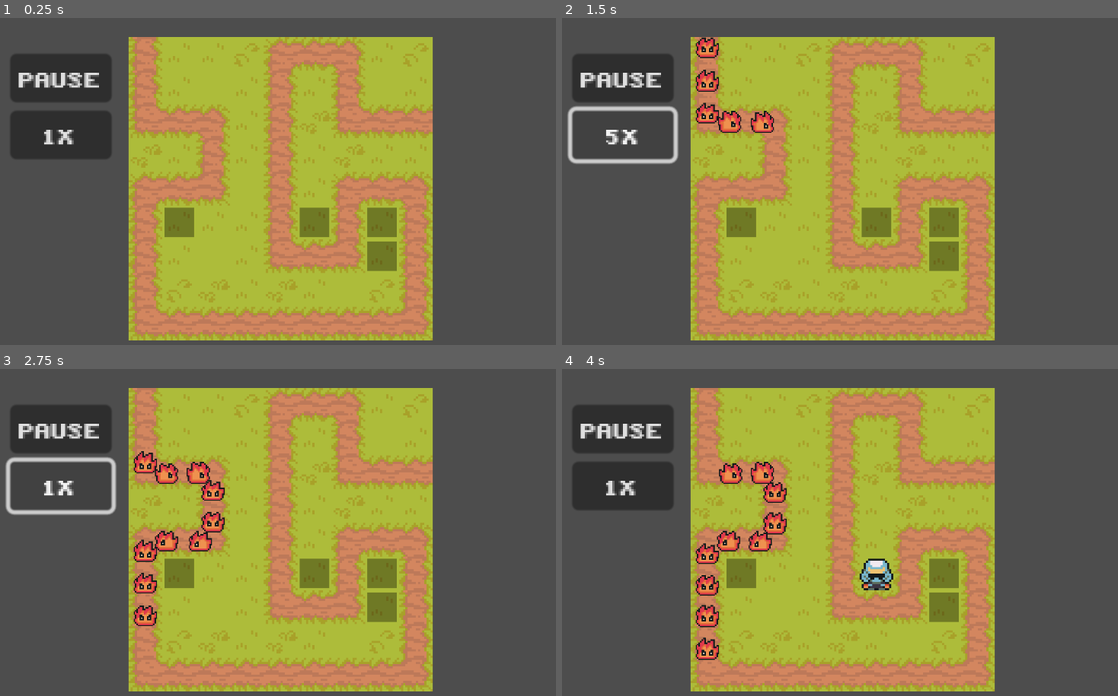
Above: before the commit, frames 1-4 (two rows, left to right).
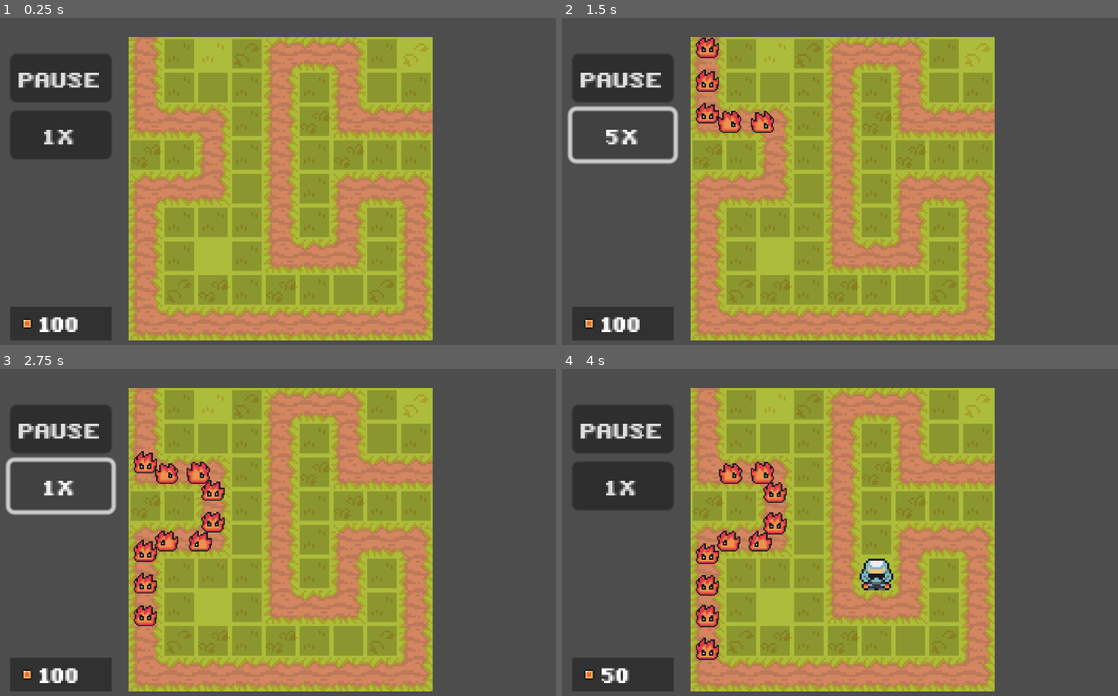
Above: after the commit, the same moments.

Repository: NJWong/tower-defense
Game: Godot game, scene res://scenes/game.tscn
The game is run twice, just before and just after one commit, with the same random seed, the same clock (stepped at 60 frames per second) and the same inputs.
Inputs (mouse positions are in pixels of both pictures, inside the frame that each line leads up to):
- Up to frame 1 (0.25 s): no input
- Up to frame 2 (1.5 s): click "1 X" at 0.5 s; click "2 X" at 1.25 s
- Up to frame 3 (2.75 s): click "5 X" at 2 s
- Up to frame 4 (4 s): click (878, 575) at 2.77 s; click "NINJA" at 3.5 s

The runs differ from the first frame. In frame 1, 18% of the frame differs, in the area x 1-78%, y 6-99%; in frame 2, 18%; in frame 3, 18%; in frame 4, 18%.

Commit message:
feat: basic gold features

Diff:
--- a/scenes/game.tscn
+++ b/scenes/game.tscn
@@ -6,6 +6,7 @@
 [ext_resource type="PackedScene" uid="uid://bc48l8tww2uj" path="res://scenes/stage_ui.tscn" id="5_rghbf"]
 [ext_resource type="PackedScene" uid="uid://dajqxncouwuoq" path="res://scenes/tower_placement.tscn" id="6_6y7yu"]
 [ext_resource type="PackedScene" uid="uid://dovrvqkqvvgga" path="res://scenes/tower_selector.tscn" id="7_ad0gn"]
+[ext_resource type="PackedScene" uid="uid://orwdtluljbud" path="res://scenes/gold_counter.tscn" id="7_ugr4s"]
 
 [sub_resource type="TileSetAtlasSource" id="TileSetAtlasSource_dwiny"]
 texture = ExtResource("1_g76gl")
@@ -552,6 +553,7 @@
 [node name="TileMap" type="TileMap" parent="."]
 tile_set = SubResource("TileSet_x3r6r")
 format = 2
+layer_0/name = "map"
 layer_0/tile_data = PackedInt32Array(131073, 65536, 10, 131074, 458752, 7, 131075, 196608, 11, 196611, 196608, 11, 2621 …(1422 unchanged characters)…
 
 [node name="Camera2D" type="Camera2D" parent="."]
@@ -561,29 +563,221 @@
 [node name="SpawnTimer" type="Timer" parent="."]
 wait_time = 0.5
 
-[node name="TowerPlacement" parent="." instance=ExtResource("6_6y7yu")]
+[node name="TowerLocations" type="Control" parent="."]
+layout_mode = 3
+anchors_preset = 0
+offset_right = 144.0
+offset_bottom = 144.0
+
+[node name="TowerPlacement" parent="TowerLocations" instance=ExtResource("6_6y7yu")]
+offset_left = 24.0
+offset_top = 24.0
+offset_right = 24.0
+offset_bottom = 24.0
+
+[node name="TowerPlacement2" parent="TowerLocations" instance=ExtResource("6_6y7yu")]
+offset_left = 40.0
+offset_top = 24.0
+offset_right = 40.0
+offset_bottom = 24.0
+
+[node name="TowerPlacement3" parent="TowerLocations" instance=ExtResource("6_6y7yu")]
+offset_left = 56.0
+offset_top = 24.0
+offset_right = 56.0
+offset_bottom = 24.0
+
+[node name="TowerPlacement4" parent="TowerLocations" instance=ExtResource("6_6y7yu")]
+offset_left = 56.0
+offset_top = 40.0
+offset_right = 56.0
+offset_bottom = 40.0
+
+[node name="TowerPlacement5" parent="TowerLocations" instance=ExtResource("6_6y7yu")]
+offset_left = 56.0
+offset_top = 56.0
+offset_right = 56.0
+offset_bottom = 56.0
+
+[node name="TowerPlacement6" parent="TowerLocations" instance=ExtResource("6_6y7yu")]
+offset_left = 56.0
+offset_top = 72.0
+offset_right = 56.0
+offset_bottom = 72.0
+
+[node name="TowerPlacement7" parent="TowerLocations" instance=ExtResource("6_6y7yu")]
+offset_left = 40.0
+offset_top = 88.0
+offset_right = 40.0
+offset_bottom = 88.0
+
+[node name="TowerPlacement8" parent="TowerLocations" instance=ExtResource("6_6y7yu")]
+offset_left = 24.0
+offset_top = 88.0
+offset_right = 24.0
+offset_bottom = 88.0
+
+[node name="TowerPlacement9" parent="TowerLocations" instance=ExtResource("6_6y7yu")]
+offset_left = 24.0
+offset_top = 104.0
+offset_right = 24.0
+offset_bottom = 104.0
+
+[node name="TowerPlacement10" parent="TowerLocations" instance=ExtResource("6_6y7yu")]
+offset_left = 24.0
+offset_top = 120.0
+offset_right = 24.0
+offset_bottom = 120.0
+
+[node name="TowerPlacement11" parent="TowerLocations" instance=ExtResource("6_6y7yu")]
+offset_left = 40.0
+offset_top = 120.0
+offset_right = 40.0
+offset_bottom = 120.0
+
+[node name="TowerPlacement12" parent="TowerLocations" instance=ExtResource("6_6y7yu")]
+offset_left = 56.0
+offset_top = 120.0
+offset_right = 56.0
+offset_bottom = 120.0
+
+[node name="TowerPlacement13" parent="TowerLocations" instance=ExtResource("6_6y7yu")]
+offset_left = 56.0
+offset_top = 88.0
+offset_right = 56.0
+offset_bottom = 88.0
+
+[node name="TowerPlacement14" parent="TowerLocations" instance=ExtResource("6_6y7yu")]
+offset_left = 56.0
+offset_top = 104.0
+offset_right = 56.0
+offset_bottom = 104.0
+
+[node name="TowerPlacement16" parent="TowerLocations" instance=ExtResource("6_6y7yu")]
+offset_left = 72.0
+offset_top = 120.0
+offset_right = 72.0
+offset_bottom = 120.0
+
+[node name="TowerPlacement17" parent="TowerLocations" instance=ExtResource("6_6y7yu")]
+offset_left = 88.0
+offset_top = 120.0
+offset_right = 88.0
+offset_bottom = 120.0
+
+[node name="TowerPlacement18" parent="TowerLocations" instance=ExtResource("6_6y7yu")]
+offset_left = 104.0
+offset_top = 120.0
+offset_right = 104.0
+offset_bottom = 120.0
+
+[node name="TowerPlacement19" parent="TowerLocations" instance=ExtResource("6_6y7yu")]
+offset_left = 120.0
+offset_top = 120.0
+offset_right = 120.0
+offset_bottom = 120.0
+
+[node name="TowerPlacement20" parent="TowerLocations" instance=ExtResource("6_6y7yu")]
+offset_left = 120.0
+offset_top = 104.0
+offset_right = 120.0
+offset_bottom = 104.0
+
+[node name="TowerPlacement21" parent="TowerLocations" instance=ExtResource("6_6y7yu")]
+offset_left = 120.0
+offset_top = 88.0
+offset_right = 120.0
+offset_bottom = 88.0
+
+[node name="TowerPlacement22" parent="TowerLocations" instance=ExtResource("6_6y7yu")]
 offset_left = 88.0
 offset_top = 88.0
 offset_right = 88.0
 offset_bottom = 88.0
 
-[node name="TowerPlacement2" parent="." instance=ExtResource("6_6y7yu")]
+[node name="TowerPlacement23" parent="TowerLocations" instance=ExtResource("6_6y7yu")]
+offset_left = 88.0
+offset_top = 72.0
+offset_right = 88.0
+offset_bottom = 72.0
+
+[node name="TowerPlacement24" parent="TowerLocations" instance=ExtResource("6_6y7yu")]
+offset_left = 88.0
+offset_top = 56.0
+offset_right = 88.0
+offset_bottom = 56.0
+
+[node name="TowerPlacement25" parent="TowerLocations" instance=ExtResource("6_6y7yu")]
+offset_left = 88.0
+offset_top = 40.0
+offset_right = 88.0
+offset_bottom = 40.0
+
+[node name="TowerPlacement26" parent="TowerLocations" instance=ExtResource("6_6y7yu")]
+offset_left = 88.0
+offset_top = 24.0
+offset_right = 88.0
+offset_bottom = 24.0
+
+[node name="TowerPlacement27" parent="TowerLocations" instance=ExtResource("6_6y7yu")]
+offset_left = 104.0
+offset_top = 56.0
+offset_right = 104.0
+offset_bottom = 56.0
+
+[node name="TowerPlacement28" parent="TowerLocations" instance=ExtResource("6_6y7yu")]
 offset_left = 120.0
-offset_top = 88.0
+offset_top = 56.0
 offset_right = 120.0
-offset_bottom = 88.0
-
-[node name="TowerPlacement3" parent="." instance=ExtResource("6_6y7yu")]
+offset_bottom = 56.0
+
+[node name="TowerPlacement29" parent="TowerLocations" instance=ExtResource("6_6y7yu")]
+offset_left = 136.0
+offset_top = 56.0
+offset_right = 136.0
+offset_bottom = 56.0
+
+[node name="TowerPlacement30" parent="TowerLocations" instance=ExtResource("6_6y7yu")]
+offset_left = 56.0
+offset_top = 8.0
+offset_right = 56.0
+offset_bottom = 8.0
+
+[node name="TowerPlacement31" parent="TowerLocations" instance=ExtResource("6_6y7yu")]
+offset_left = 24.0
+offset_top = 8.0
+offset_right = 24.0
+offset_bottom = 8.0
+
+[node name="TowerPlacement33" parent="TowerLocations" instance=ExtResource("6_6y7yu")]
 offset_left = 120.0
-offset_top = 104.0
+offset_top = 8.0
 offset_right = 120.0
-offset_bottom = 104.0
-
-[node name="TowerPlacement4" parent="." instance=ExtResource("6_6y7yu")]
+offset_bottom = 8.0
+
+[node name="TowerPlacement34" parent="TowerLocations" instance=ExtResource("6_6y7yu")]
+offset_left = 120.0
+offset_top = 24.0
+offset_right = 120.0
+offset_bottom = 24.0
+
+[node name="TowerPlacement35" parent="TowerLocations" instance=ExtResource("6_6y7yu")]
 offset_left = 24.0
-offset_top = 88.0
+offset_top = 56.0
 offset_right = 24.0
-offset_bottom = 88.0
+offset_bottom = 56.0
+
+[node name="TowerPlacement36" parent="TowerLocations" instance=ExtResource("6_6y7yu")]
+offset_left = 8.0
+offset_top = 56.0
+offset_right = 8.0
+offset_bottom = 56.0
+
+[node name="TowerPlacement37" parent="TowerLocations" instance=ExtResource("6_6y7yu")]
+offset_left = 136.0
+offset_top = 24.0
+offset_right = 136.0
+offset_bottom = 24.0
 
 [node name="TowerSelector" parent="." instance=ExtResource("7_ad0gn")]
 visible = false
@@ -592,4 +786,17 @@
 offset_right = 152.0
 offset_bottom = 8.0
 
+[node name="CounterUI" type="Control" parent="."]
+layout_mode = 3
+anchors_preset = 0
+offset_left = -56.0
+offset_top = 128.0
+offset_right = -8.0
+offset_bottom = 144.0
+
+[node name="GoldCounter" parent="CounterUI" instance=ExtResource("7_ugr4s")]
+layout_mode = 1
+offset_right = 0.0
+offset_bottom = 0.0
+
 [connection signal="timeout" from="SpawnTimer" to="." method="_on_timer_timeout"]
--- /dev/null
+++ b/scenes/gold_counter.tscn
@@ -0,0 +1,43 @@
+[gd_scene load_steps=4 format=3 uid="uid://orwdtluljbud"]
+
+[ext_resource type="FontFile" uid="uid://cqe0f5cadeqbk" path="res://assets/fonts/NormalFont.ttf" id="1_kcout"]
+[ext_resource type="Script" path="res://scripts/gold_counter.gd" id="1_w17xj"]
+[ext_resource type="Texture2D" uid="uid://ca5stntwl2yem" path="res://assets/items/GoldCoin.png" id="2_4tji4"]
+
+[node name="GoldCounter" type="Control"]
+custom_minimum_size = Vector2(48, 2.08165e-12)
+layout_mode = 3
+anchors_preset = 15
+anchor_right = 1.0
+anchor_bottom = 1.0
+offset_right = -1104.0
+offset_bottom = -632.0
+grow_horizontal = 2
+grow_vertical = 2
+script = ExtResource("1_w17xj")
+
+[node name="ColorRect" type="ColorRect" parent="."]
+layout_mode = 1
+anchors_preset = 15
+anchor_right = 1.0
+anchor_bottom = 1.0
+grow_horizontal = 2
+grow_vertical = 2
+color = Color(0, 0, 0, 0.352941)
+
+[node name="GoldCoin" type="Sprite2D" parent="."]
+position = Vector2(8, 8)
+scale = Vector2(0.714286, 0.714286)
+texture = ExtResource("2_4tji4")
+
+[node name="CounterLabel" type="Label" parent="."]
+layout_mode = 2
+offset_left = 14.0
+offset_right = 48.0
+offset_bottom = 15.0
+grow_horizontal = 0
+grow_vertical = 2
+size_flags_horizontal = 4
+theme_override_fonts/font = ExtResource("1_kcout")
+theme_override_font_sizes/font_size = 10
+text = "100"
--- a/scenes/tower_placement.tscn
+++ b/scenes/tower_placement.tscn
@@ -13,7 +13,7 @@
 offset_top = -7.0
 offset_right = 7.0
 offset_bottom = 7.0
-color = Color(0, 0, 0, 0.356863)
+color = Color(0, 0, 0, 0.196078)
 
 [node name="TextureButton" type="TextureButton" parent="."]
 layout_mode = 0
--- a/scripts/flam.gd
+++ b/scripts/flam.gd
@@ -5,9 +5,11 @@
 @onready var animated_sprite = $AnimatedSprite2D
 @onready var path_follow: PathFollow2D = get_parent()
 @onready var health_bar = $HealthBar
+@onready var gold_counter: GoldCounter = get_node("/root/Game/CounterUI/GoldCounter")
 
 const SMOKE = preload("res://scenes/attacks/smoke.tscn")
 const MAX_HEALTH = 25
+const GOLD_REWARD = 10
 
 var previous_position = Vector2.ZERO
 var health: int
@@ -42,6 +44,7 @@
 	health -= damage
 
 	if health <= 0:
+		gold_counter.add_gold(GOLD_REWARD)
 		var smoke = SMOKE.instantiate()
 		smoke.global_position = global_position
 		get_tree().root.add_child(smoke)
--- /dev/null
+++ b/scripts/gold_counter.gd
@@ -0,0 +1,21 @@
+extends Control
+class_name GoldCounter
+
+@onready var counter_label = $CounterLabel
+
+var gold_count = 100
+
+# Called when the node enters the scene tree for the first time.
+func _ready():
+	counter_label.text = str(gold_count)
+
+# Called every frame. 'delta' is the elapsed time since the previous frame.
+func _process(delta):
+	if str(gold_count) != counter_label.text:
+		counter_label.text = str(gold_count)
+
+func add_gold(gold):
+	gold_count += gold
+
+func sub_gold(gold):
+	gold_count -= gold
--- a/scripts/tower_selector.gd
+++ b/scripts/tower_selector.gd
@@ -3,12 +3,16 @@
 
 @export var tower_placement_ref: Control
 
+@onready var gold_counter: GoldCounter = get_node("/root/Game/CounterUI/GoldCounter")
+
 const BLUE_NINJA = preload("res://scenes/blue_ninja.tscn")
+const BLUE_NINJA_COST = 50
 
 func _on_ninja_button_pressed():
 	var ninja = BLUE_NINJA.instantiate()
 	ninja.global_position = tower_placement_ref.global_position
 	get_tree().root.add_child(ninja)
+	gold_counter.sub_gold(BLUE_NINJA_COST)
 
 	tower_placement_ref.visible = false
 	get_tree().paused = false
Binary file added: assets/items/GoldCoin.png
Not shown, added: assets/items/GoldCoin.png.import
Not shown: 1 places in scenes/game.tscn that only renumber resources
